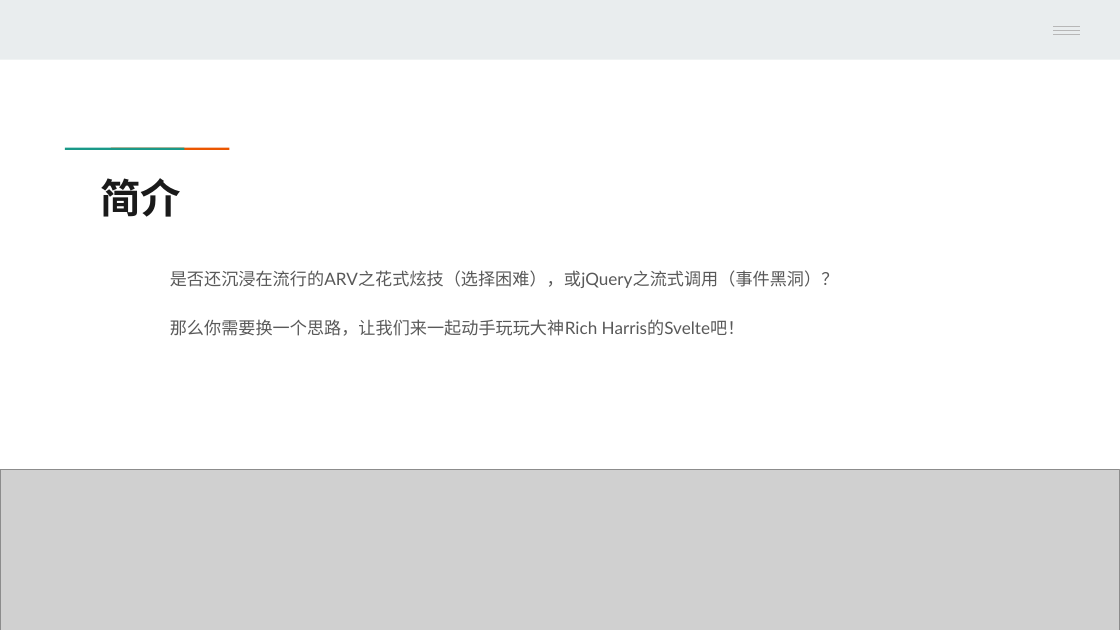
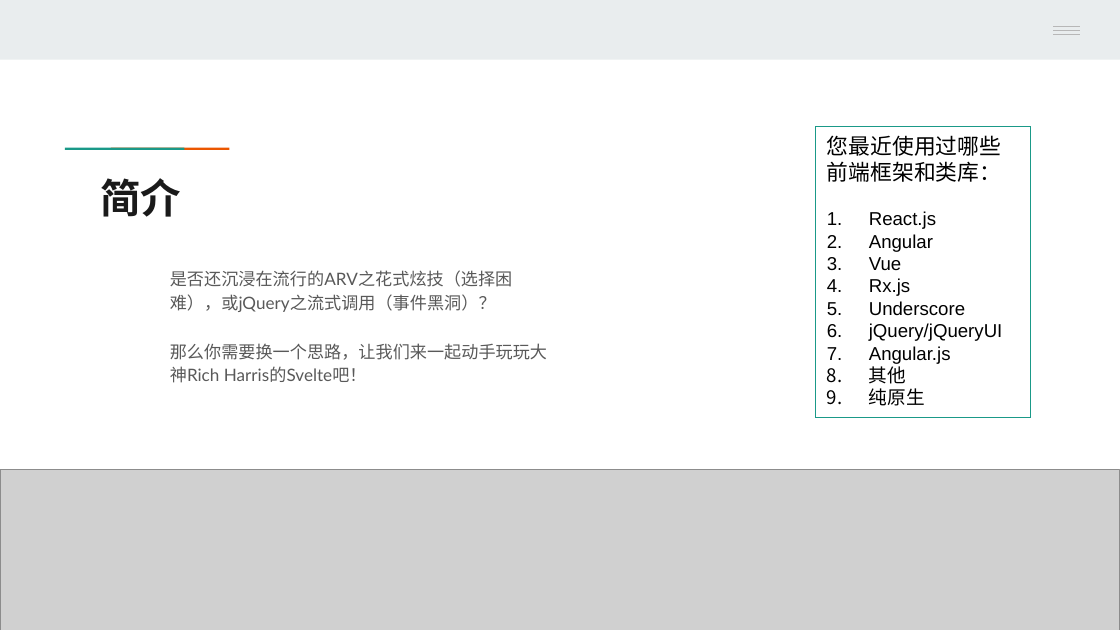
Before and after one commit to winkingzhang/svelte-tutorial, a slide deck: slide 2 of Svelte动手玩.pptx. Drawn at 1120x630 pixels with LibreOffice and Linux fonts; fonts in the diff are those of the drawing; grey boxes stand for pictures. Boxes give left, top, right and bottom in pixels: in the first picture for what was removed or moved away, otherwise in the second. Text is boxed around its words. In the diff, an @@ line names an element or a change of style, - is before the commit and + after.

Commit message:
update slides

```diff
--- a/Svelte动手玩.pptx
+++ b/Svelte动手玩.pptx
@@ rectangle added at [815,127,1030,417], outline #1A9988 0.75 pt, 12 pt, text #000000 @@
+您最近使用过哪些前端框架和类库：
+1. React.js
+2. Angular
+3. Vue
+4. Rx.js
+5. Underscore
+6. jQuery/jQueryUI
+7. Angular.js
+8. 其他
+9. 纯原生
@@ text "是否还沉浸在流行的ARV之花式炫技（选择困难），或jQuery之流式调用（事件黑洞）？" rewrapped from [170,270,839,336] to [170,270,547,383] @@
```
Also in this commit, not shown: 1 other slide changed.
